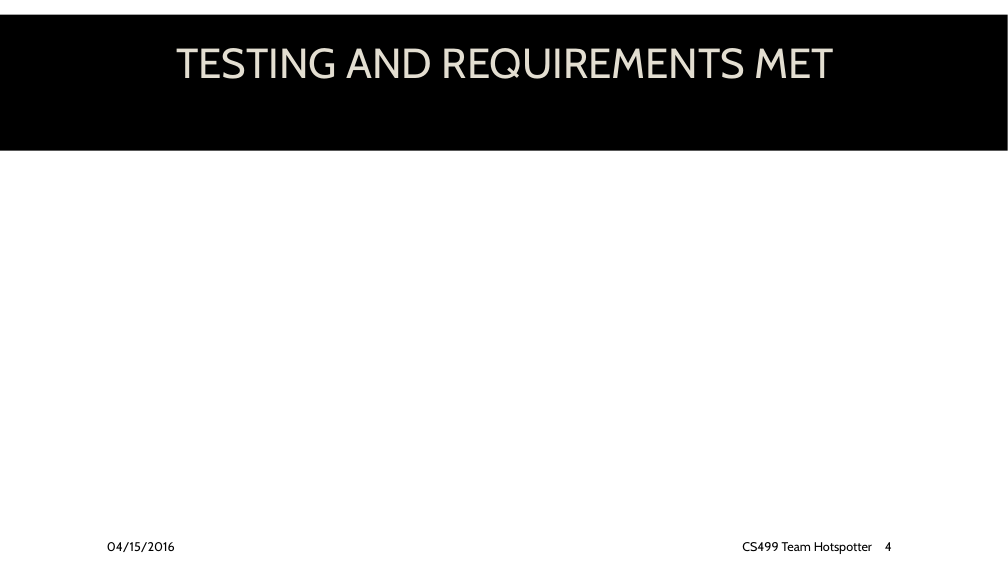
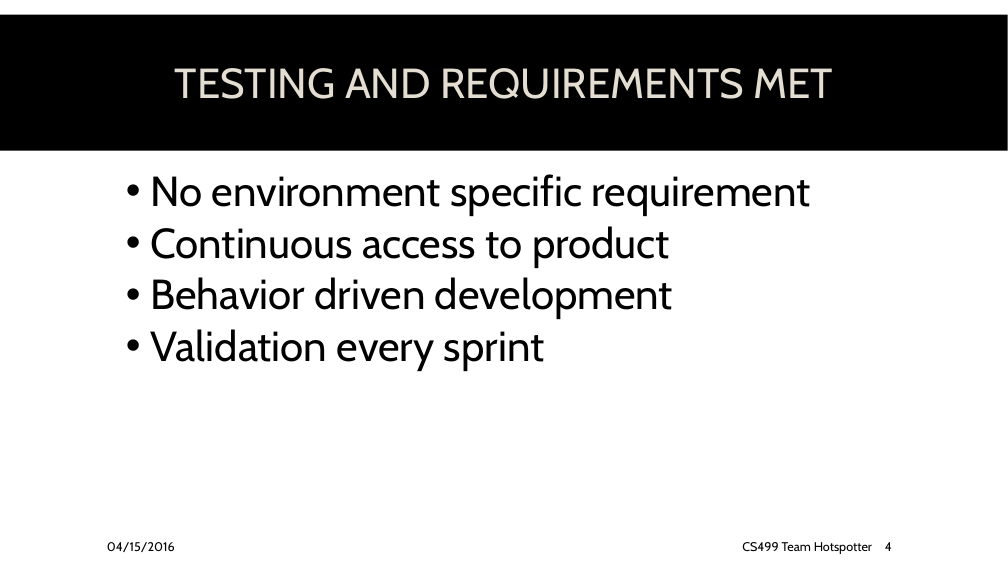
Before and after one commit to spesmit/hotspotter, a slide deck: slide 4 of Documentation/Presentations/CS499 Final Presentation.pptx. Drawn at 1008x567 pixels with LibreOffice and Linux fonts; fonts in the diff are those of the drawing; background and template pictures are left out. Boxes give left, top, right and bottom in pixels: in the first picture for what was removed or moved away, otherwise in the second. Text is boxed around its words. In the diff, an @@ line names an element or a change of style, - is before the commit and + after.

Commit message:
requirements

```diff
--- a/Documentation/Presentations/CS499 Final Presentation.pptx
+++ b/Documentation/Presentations/CS499 Final Presentation.pptx
@@ title "TESTING AND REQUIREMENTS MET": place and size @@
-title "TESTING AND REQUIREMENTS MET" at bbox=[176, 48, 834, 79]
+title "TESTING AND REQUIREMENTS MET" at bbox=[175, 68, 832, 99]
@@ text added at bbox=[150, 174, 811, 371], 40 pt, text #000000 @@
+  • No environment specific requirement
+  • Continuous access to product
+  • Behavior driven development
+  • Validation every sprint
```
